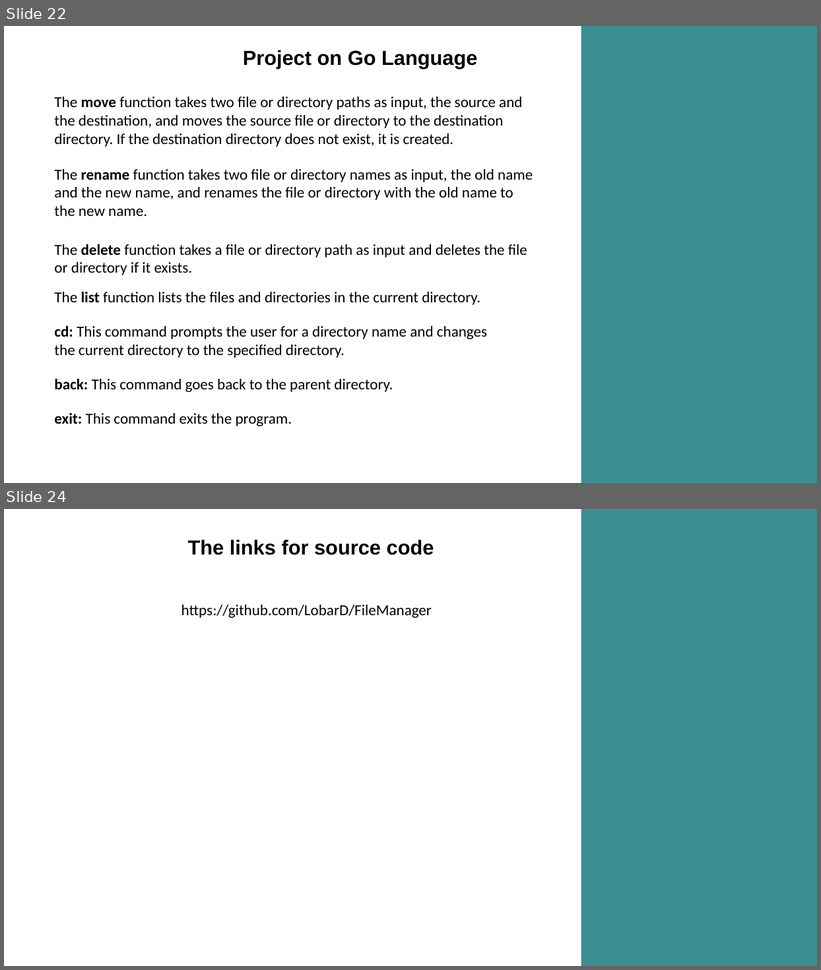
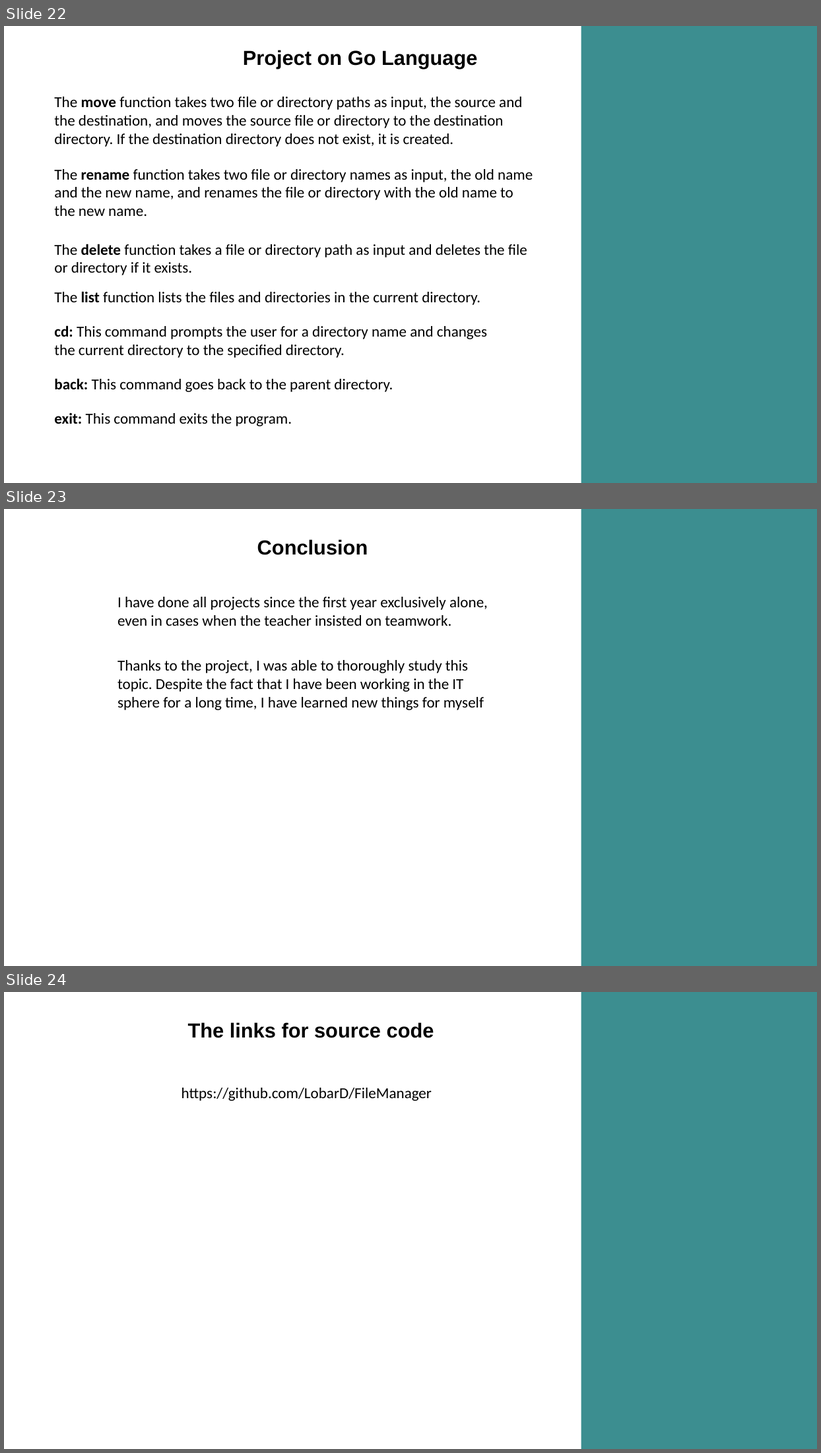
Before and after one commit to LobarD/FileManager, a slide deck: OP.pptx. Shown one above the other, each under a label of ours: slides 22 and 24 before the commit, slides 22, 23 and 24 after it; the slides between them are not shown. The pictures are 821x970 and 821x1453 pixels, drawn with LibreOffice and Linux fonts; fonts in the diff are those of the drawing. Boxes give left, top, right and bottom in pixels: in the first picture for what was removed or moved away, otherwise in the second. Text is boxed around its words. In the diff, an @@ line names an element or a change of style, - is before the commit and + after.

```diff
--- a/OP.pptx
+++ b/OP.pptx
@@ slide 23 added at bbox=[4, 509, 817, 966], background #FFFFFF @@
@@ rectangle added at bbox=[582, 509, 817, 966], fill #3C8E90 @@
@@ title added at bbox=[257, 539, 368, 555], 24 pt, text #000000, bold @@
+Conclusion
@@ text added at bbox=[118, 597, 488, 626], 18 pt, text #000000 @@
+I have done all projects since the first year exclusively alone, even in cases when the teacher insisted on teamwork.
@@ text added at bbox=[118, 660, 484, 710], 18 pt, text #000000 @@
+Thanks to the project, I was able to thoroughly study this topic. Despite the fact that I have been working in the IT sphere for a long time, I have learned new things for myself
```
Also in this commit, not shown: 1 slide removed.
